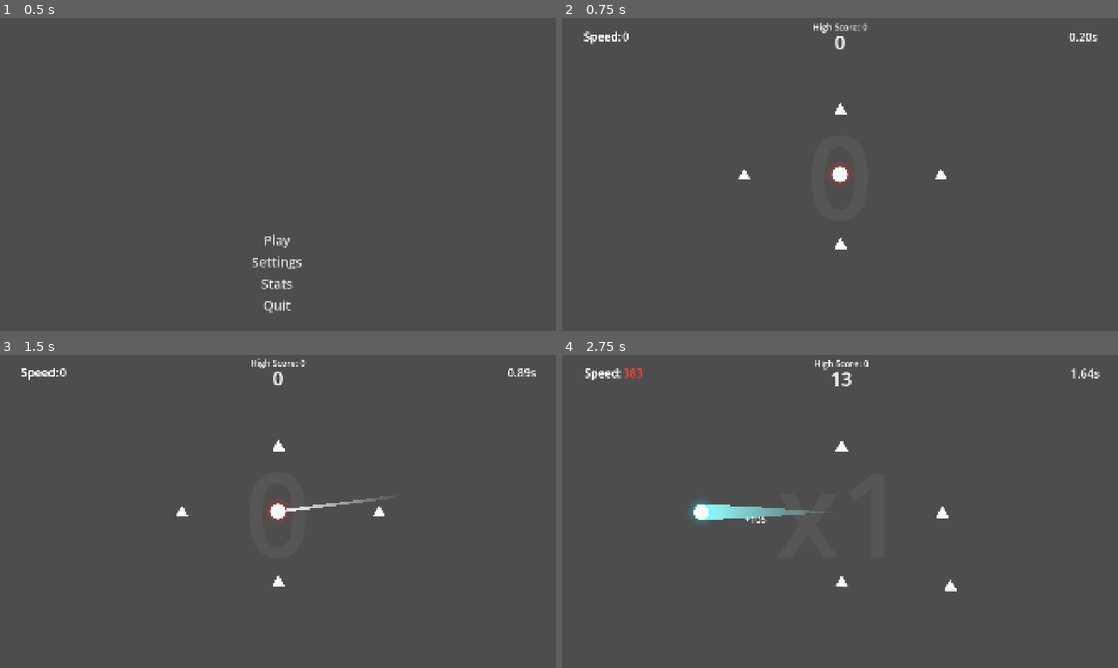
Above: before the commit, frames 1-4 (two rows, left to right).
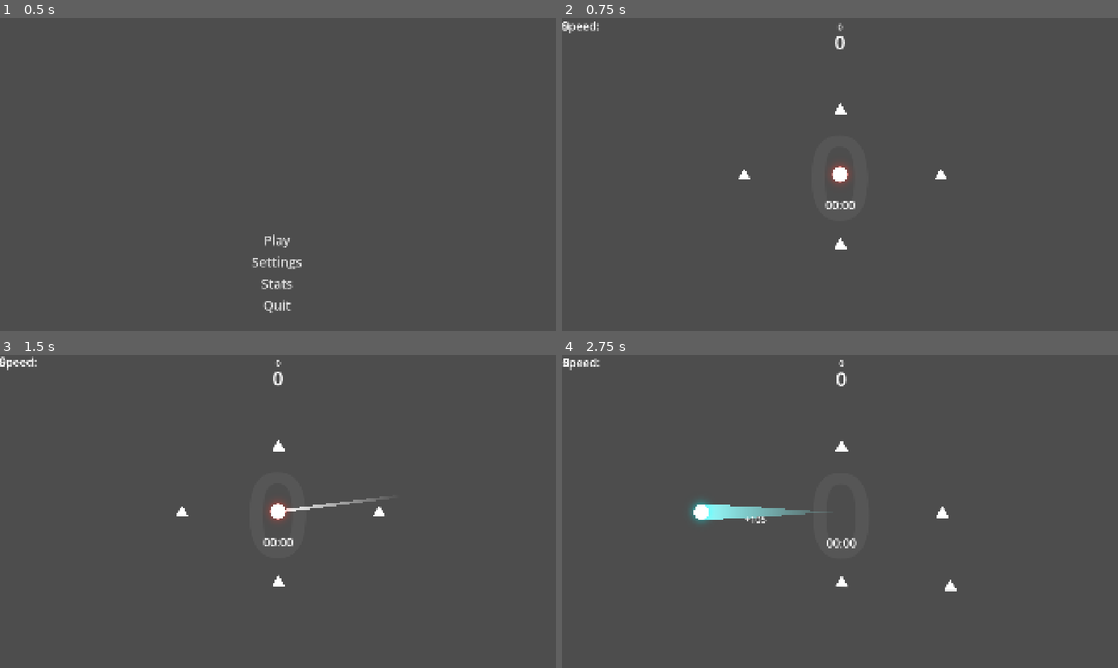
Above: after the commit, the same moments.

Repository: Yumei1010/Ball
Game: Godot game, scene res://Scene/main_menu.tscn
The game is run twice, just before and just after one commit, with the same random seed, the same clock (stepped at 60 frames per second) and the same inputs.
Inputs (mouse positions are in pixels of both pictures, inside the frame that each line leads up to):
- Up to frame 1 (0.5 s): no input
- Up to frame 2 (0.75 s): click "Play" at 0.5 s
- Up to frame 3 (1.5 s): move the mouse to (400, 495) at 1.27 s; hold Right (ui_right) from 1.28 s (still down); click (400, 495) at 1.42 s
- Up to frame 4 (2.75 s): release Right (ui_right) at 2 s; drag from (728, 527) to (840, 511) at 2.02 s

Frame 1 is identical in both runs. In frame 2, 0.6% of the frame differs, in the area x 0-97%, y 1-62%; in frame 3, 0.6%; in frame 4, 0.8%.
Error after the commit: Parse Error: Identifier "speed_value_label" not declared in the current scope. (res://Script/UI/game_ui.gd:33)

Commit message:
feat: 移除速度显示，游戏计时器移到屏幕中央分数下方
Co-Authored-By: Claude Opus 4.7 <noreply@anthropic.com>

Diff:
--- a/Script/UI/game_ui.gd
+++ b/Script/UI/game_ui.gd
@@ -3,7 +3,6 @@
 @onready var score_label := $ScoreLabel as Label
 @onready var high_score_label := $HighScoreLabel as Label
 @onready var combo_label := $ComboLabel as Label
-@onready var speed_value_label := $HBoxContainer/SpeedValue as Label
 @onready var game_timer_label := $GameTimerLabel as Label
 @onready var energy_bar_1 := $BoxContainer/EnergyBar as TextureProgressBar
 @onready var energy_bar_2 := $BoxContainer/EnergyBar2 as TextureProgressBar
--- a/Script/main.tscn.gd
+++ b/Script/main.tscn.gd
@@ -10,7 +10,6 @@
 	var game_ui: Control = $GameUI
 	var spawner: Node = $EnemySpawner
 
-	player.speed_updated.connect(game_ui.update_speed_label)
 	player.energy_updated.connect(game_ui.update_energy_display)
 	player.combo_updated.connect(game_ui.on_combo_updated)
 	player.combo_lost.connect(game_ui.on_combo_lost)
--- a/game/UI/game_ui.tscn
+++ b/game/UI/game_ui.tscn
@@ -53,24 +53,6 @@
 [node name="LaunchFailEffect" type="AnimatedSprite2D" parent="BoxContainer" unique_id=1154053665]
 position = Vector2(659, 13)
 
-[node name="SpeedLabel" type="Label" parent="." unique_id=1071767584]
-layout_mode = 0
-offset_left = 75.0
-offset_top = 36.0
-offset_right = 243.0
-offset_bottom = 94.0
-theme_override_font_sizes/font_size = 40
-text = "Speed:"
-
-[node name="HBoxContainer" type="HBoxContainer" parent="." unique_id=1101479313]
-layout_mode = 0
-offset_left = 75.0
-offset_top = 36.0
-offset_right = 231.0
-offset_bottom = 91.0
-pivot_offset_ratio = Vector2(0.5, 0.5)
-alignment = 1
-
 [node name="SpeedText" type="Label" parent="HBoxContainer" unique_id=614771914]
 layout_mode = 2
 theme_override_font_sizes/font_size = 40
@@ -100,17 +82,20 @@
 
 [node name="GameTimerLabel" type="Label" parent="." unique_id=1550873275]
 layout_mode = 1
-anchors_preset = 1
-anchor_left = 1.0
-anchor_right = 1.0
-offset_left = -335.0
-offset_top = 37.0
-offset_right = -71.0
-offset_bottom = 102.0
-grow_horizontal = 0
+anchors_preset = 8
+anchor_left = 0.5
+anchor_top = 0.5
+anchor_right = 0.5
+anchor_bottom = 0.5
+offset_left = -150.0
+offset_top = 80.0
+offset_right = 150.0
+offset_bottom = 130.0
+grow_horizontal = 2
+grow_vertical = 2
 theme_override_font_sizes/font_size = 40
 text = "00:00"
-horizontal_alignment = 2
+horizontal_alignment = 1
 
 [node name="HighScoreLabel" type="Label" parent="." unique_id=1940434534]
 layout_mode = 1
